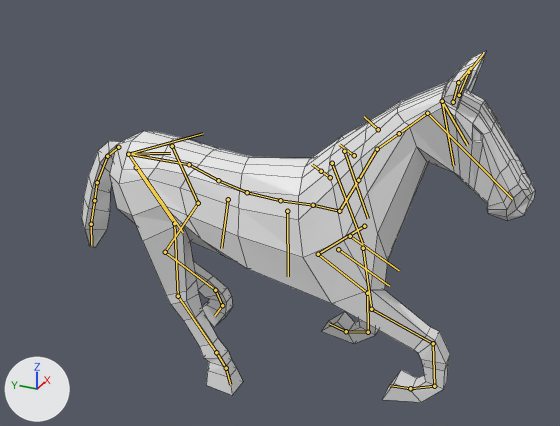
Before and after pictures for a commit that changed the Blender file blender/IAS马匹.blend.
Camera for both pictures: a 50 mm lens placed at (-3.57, -1.74, 3.04), pointed at (0.1, -0.09, 1.2). Every picture has the same lights, and +X, +Y and +Z are marked at lower left. The first picture is the older version. Both versions are drawn at frame 1 of the action 'gallop'; the numbers are the values there. The bones that change, and the others that lie on the model, are drawn over the model as lines. Mesh edges are drawn as thin lines.

Names of what the first picture shows: '马'.
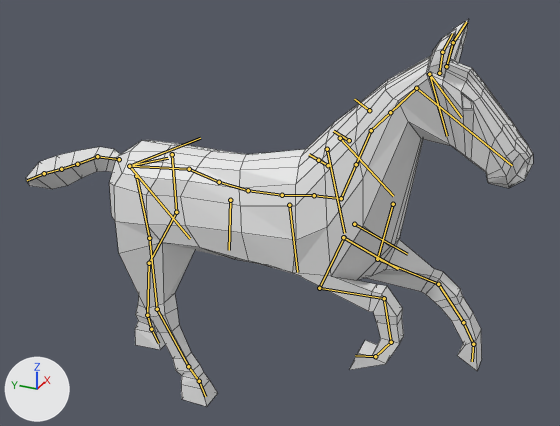
Location of each change, [x1, y1, x2, y2] in pixels of the pictures (560 x 426 px):
'马', posed (12% wider, 11% taller)
    before: [82, 51, 535, 402]
    after: [26, 19, 533, 407]
bone 'spine.001', root to tip
    before: (128, 154) to (189, 164)
    after: (129, 166) to (189, 169)
bone 'tail.001', root to tip
    before: (118, 147) to (107, 156)
    after: (119, 159) to (97, 156)
bone 'tail.002', root to tip
    before: (107, 156) to (97, 182)
    after: (97, 156) to (77, 164)
bone 'tail.003', root to tip
    before: (97, 182) to (94, 200)
    after: (77, 164) to (61, 169)
bone 'shoulder.L', root to tip
    before: (344, 151) to (368, 218)
    after: (340, 138) to (393, 196)
bone 'upper_arm.L', root to tip
    before: (364, 226) to (318, 254)
    after: (393, 204) to (377, 259)
bone 'forearm.L', root to tip
    before: (318, 254) to (367, 293)
    after: (377, 259) to (438, 284)
bone 'forefoot.L', root to tip
    before: (367, 293) to (368, 332)
    after: (438, 284) to (463, 322)
bone 'f_toe.L', root to tip
    before: (368, 332) to (346, 331)
    after: (463, 322) to (473, 344)
bone 'shoulder.R', root to tip
    before: (332, 163) to (362, 243)
    after: (327, 149) to (344, 233)
bone 'upper_arm.R', root to tip
    before: (363, 248) to (371, 309)
    after: (344, 237) to (319, 288)
bone 'forearm.R', root to tip
    before: (371, 309) to (433, 343)
    after: (319, 288) to (384, 298)
bone 'forefoot.R', root to tip
    before: (433, 343) to (434, 386)
    after: (384, 298) to (391, 342)
bone 'f_toe.R', root to tip
    before: (434, 386) to (410, 388)
    after: (391, 342) to (375, 356)
bone 'f_hoof.R', root to tip
    before: (410, 388) to (390, 385)
    after: (375, 356) to (355, 355)
bone 'thigh.L', root to tip
    before: (172, 146) to (198, 203)
    after: (172, 154) to (176, 212)
bone 'lower_leg.L', root to tip
    before: (198, 203) to (165, 252)
    after: (176, 212) to (149, 263)
bone 'hind_foot.L', root to tip
    before: (165, 252) to (215, 290)
    after: (149, 263) to (147, 315)
bone 'r_toe.L', root to tip
    before: (215, 290) to (222, 305)
    after: (147, 315) to (151, 329)
bone 'r_hoof.L', root to tip
    before: (222, 305) to (214, 316)
    after: (151, 329) to (158, 343)
bone 'thigh.R', root to tip
    before: (136, 167) to (174, 223)
    after: (136, 176) to (149, 238)
bone 'lower_leg.R', root to tip
    before: (174, 223) to (178, 296)
    after: (149, 238) to (157, 309)
bone 'hind_foot.R', root to tip
    before: (178, 296) to (216, 352)
    after: (157, 309) to (188, 366)
bone 'r_toe.R', root to tip
    before: (216, 352) to (226, 368)
    after: (188, 366) to (199, 381)

What changed in the scene script:
```text
Change bone_spine_001:
    where bone_spine_001 = bpy.data.objects['metarig'].pose.bones['spine.001']
    bone_spine_001.location: (0.0, 0.0, 0.052) -> (0.0, 0.0, -0.022)
    bone_spine_001.rotation_quaternion: (1.0, 0.0, 0.0, 0.0) -> (0.998, 0.055, 0.0, 0.0)  # degrees (0, 0, 0) -> degrees (6, 0, 0)
Change bone_tail_001:
    where bone_tail_001 = bpy.data.objects['metarig'].pose.bones['tail.001']  # child of 'spine.001'
    bone_tail_001.rotation_quaternion: (1.0, 0.0, 0.0, 0.0) -> (0.918, 0.396, 0.0, 0.0)  # degrees (0, 0, 0) -> degrees (47, 0, 0)
Change bone_tail_002:
    where bone_tail_002 = bpy.data.objects['metarig'].pose.bones['tail.002']  # child of 'tail.001'
    bone_tail_002.rotation_quaternion: (1.0, 0.0, 0.0, 0.0) -> (0.999, 0.051, 0.0, 0.0)  # degrees (0, 0, 0) -> degrees (6, 0, 0)
Change bone_tail_003:
    where bone_tail_003 = bpy.data.objects['metarig'].pose.bones['tail.003']  # child of 'tail.002'
    bone_tail_003.rotation_quaternion: (1.0, 0.0, 0.0, 0.0) -> (0.999, 0.05, 0.0, 0.0)  # degrees (0, 0, 0) -> degrees (6, 0, 0)
Change bone_shoulder_l:
    where bone_shoulder_l = bpy.data.objects['metarig'].pose.bones['shoulder.L']  # child of 'spine.005'
    bone_shoulder_l.rotation_quaternion: (0.996, 0.088, 0.019, 0.003) -> (0.997, -0.076, -0.017, -0.003)  # degrees (10, 2, 1) -> degrees (-9, -2, 0)
Change bone_upper_arm_l:
    where bone_upper_arm_l = bpy.data.objects['metarig'].pose.bones['upper_arm.L']  # child of 'shoulder.L'
    bone_upper_arm_l.rotation_quaternion: (0.994, -0.111, 0.0, 0.0) -> (1.0, -0.001, 0.0, 0.0)  # degrees (-13, 0, 0) -> degrees (0, 0, 0)
Change bone_forearm_l:
    where bone_forearm_l = bpy.data.objects['metarig'].pose.bones['forearm.L']  # child of 'upper_arm.L'
    bone_forearm_l.rotation_quaternion: (0.763, 0.646, 0.0, 0.0) -> (0.859, 0.512, 0.0, 0.0)  # degrees (81, 0, 0) -> degrees (62, 0, 0)
Change bone_forefoot_l:
    where bone_forefoot_l = bpy.data.objects['metarig'].pose.bones['forefoot.L']  # child of 'forearm.L'
    bone_forefoot_l.rotation_quaternion: (0.911, -0.412, 0.0, 0.0) -> (0.954, -0.3, 0.0, 0.0)  # degrees (-49, 0, 0) -> degrees (-35, 0, 0)
Change bone_f_toe_l:
    where bone_f_toe_l = bpy.data.objects['metarig'].pose.bones['f_toe.L']  # child of 'forefoot.L'
    bone_f_toe_l.rotation_quaternion: (0.58, -0.815, 0.0, 0.0) -> (0.95, -0.313, 0.0, 0.0)  # degrees (-109, 0, 0) -> degrees (-37, 0, 0)
Change bone_shoulder_r:
    where bone_shoulder_r = bpy.data.objects['metarig'].pose.bones['shoulder.R']  # child of 'spine.005'
    bone_shoulder_r.rotation_quaternion: (1.0, -0.027, 0.006, 0.001) -> (0.993, 0.113, -0.025, -0.004)  # degrees (-3, 1, 0) -> degrees (13, -3, -1)
Change bone_upper_arm_r:
    where bone_upper_arm_r = bpy.data.objects['metarig'].pose.bones['upper_arm.R']  # child of 'shoulder.R'
    bone_upper_arm_r.rotation_quaternion: (0.958, 0.288, 0.0, 0.0) -> (0.995, 0.104, 0.0, 0.0)  # degrees (33, 0, 0) -> degrees (12, 0, 0)
Change bone_forearm_r:
    where bone_forearm_r = bpy.data.objects['metarig'].pose.bones['forearm.R']  # child of 'upper_arm.R'
    bone_forearm_r.rotation_quaternion: (0.96, 0.281, 0.0, 0.0) -> (0.721, 0.693, 0.0, 0.0)  # degrees (33, 0, 0) -> degrees (88, 0, 0)
Change bone_forefoot_r:
    where bone_forefoot_r = bpy.data.objects['metarig'].pose.bones['forefoot.R']  # child of 'forearm.R'
    bone_forefoot_r.rotation_quaternion: (0.875, -0.485, 0.0, 0.0) -> (0.787, -0.616, 0.0, 0.0)  # degrees (-58, 0, 0) -> degrees (-76, 0, 0)
Change bone_f_toe_r:
    where bone_f_toe_r = bpy.data.objects['metarig'].pose.bones['f_toe.R']  # child of 'forefoot.R'
    bone_f_toe_r.rotation_quaternion: (0.634, -0.774, 0.0, 0.0) -> (0.791, -0.612, 0.0, 0.0)  # degrees (-101, 0, 0) -> degrees (-75, 0, 0)
Change bone_f_hoof_r:
    where bone_f_hoof_r = bpy.data.objects['metarig'].pose.bones['f_hoof.R']  # child of 'f_toe.R'
    bone_f_hoof_r.rotation_quaternion: (0.973, -0.232, 0.0, 0.0) -> (0.894, -0.449, 0.0, 0.0)  # degrees (-27, 0, 0) -> degrees (-53, 0, 0)
Change bone_thigh_l:
    where bone_thigh_l = bpy.data.objects['metarig'].pose.bones['thigh.L']  # child of 'pelvis.L'
    bone_thigh_l.rotation_quaternion: (0.992, 0.129, 0.0, 0.0) -> (0.99, -0.138, 0.0, 0.0)  # degrees (15, 0, 0) -> degrees (-16, 0, 0)
Change bone_lower_leg_l:
    where bone_lower_leg_l = bpy.data.objects['metarig'].pose.bones['lower_leg.L']  # child of 'thigh.L'
    bone_lower_leg_l.rotation_quaternion: (0.98, -0.199, 0.0, 0.0) -> (0.999, 0.048, 0.0, 0.0)  # degrees (-23, 0, 0) -> degrees (5, 0, 0)
Change bone_hind_foot_l:
    where bone_hind_foot_l = bpy.data.objects['metarig'].pose.bones['hind_foot.L']  # child of 'lower_leg.L'
    bone_hind_foot_l.rotation_quaternion: (0.868, 0.496, 0.0, 0.0) -> (0.994, -0.107, 0.0, 0.0)  # degrees (59, 0, 0) -> degrees (-12, 0, 0)
Change bone_r_toe_l:
    where bone_r_toe_l = bpy.data.objects['metarig'].pose.bones['r_toe.L']  # child of 'hind_foot.L'
    bone_r_toe_l.rotation_quaternion: (0.877, -0.48, 0.0, 0.0) -> (1.0, -0.027, 0.0, 0.0)  # degrees (-57, 0, 0) -> degrees (-3, 0, 0)
Change bone_r_hoof_l:
    where bone_r_hoof_l = bpy.data.objects['metarig'].pose.bones['r_hoof.L']  # child of 'r_toe.L'
    bone_r_hoof_l.rotation_quaternion: (0.908, -0.419, 0.0, 0.0) -> (0.979, 0.202, 0.0, 0.0)  # degrees (-50, 0, 0) -> degrees (23, 0, 0)
Change bone_thigh_r:
    where bone_thigh_r = bpy.data.objects['metarig'].pose.bones['thigh.R']  # child of 'pelvis.R'
    bone_thigh_r.rotation_quaternion: (0.972, 0.237, 0.001, 0.0) -> (0.998, -0.069, 0.0, 0.0)  # degrees (27, 0, 0) -> degrees (-8, 0, 0)
Change bone_lower_leg_r:
    where bone_lower_leg_r = bpy.data.objects['metarig'].pose.bones['lower_leg.R']  # child of 'thigh.R'
    bone_lower_leg_r.rotation_quaternion: (1.0, -0.02, 0.0, 0.0) -> (0.967, 0.253, 0.0, 0.0)  # degrees (-2, 0, 0) -> degrees (29, 0, 0)
Change bone_hind_foot_r:
    where bone_hind_foot_r = bpy.data.objects['metarig'].pose.bones['hind_foot.R']  # child of 'lower_leg.R'
    bone_hind_foot_r.rotation_quaternion: (1.0, 0.009, 0.0, 0.0) -> (0.997, -0.079, 0.0, 0.0)  # degrees (1, 0, 0) -> degrees (-9, 0, 0)
Change bone_r_toe_r:
    where bone_r_toe_r = bpy.data.objects['metarig'].pose.bones['r_toe.R']  # child of 'hind_foot.R'
    bone_r_toe_r.rotation_quaternion: (0.978, -0.208, 0.0, 0.0) -> (0.995, -0.099, 0.0, 0.0)  # degrees (-24, 0, 0) -> degrees (-11, 0, 0)
```
